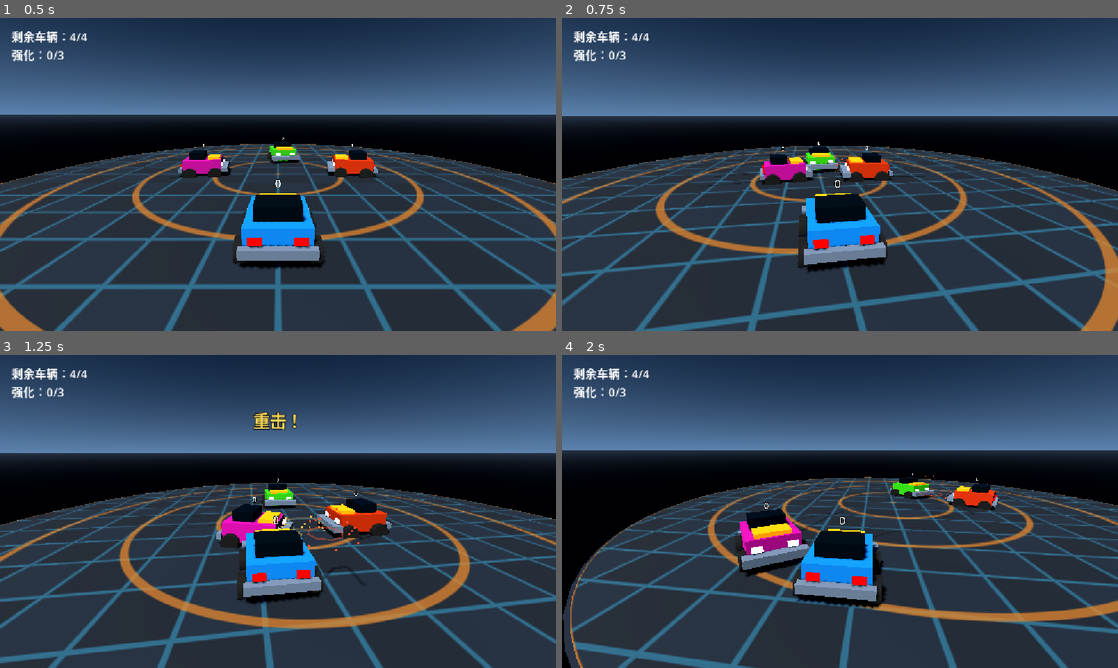
Above: before the commit, frames 1-4 (two rows, left to right).
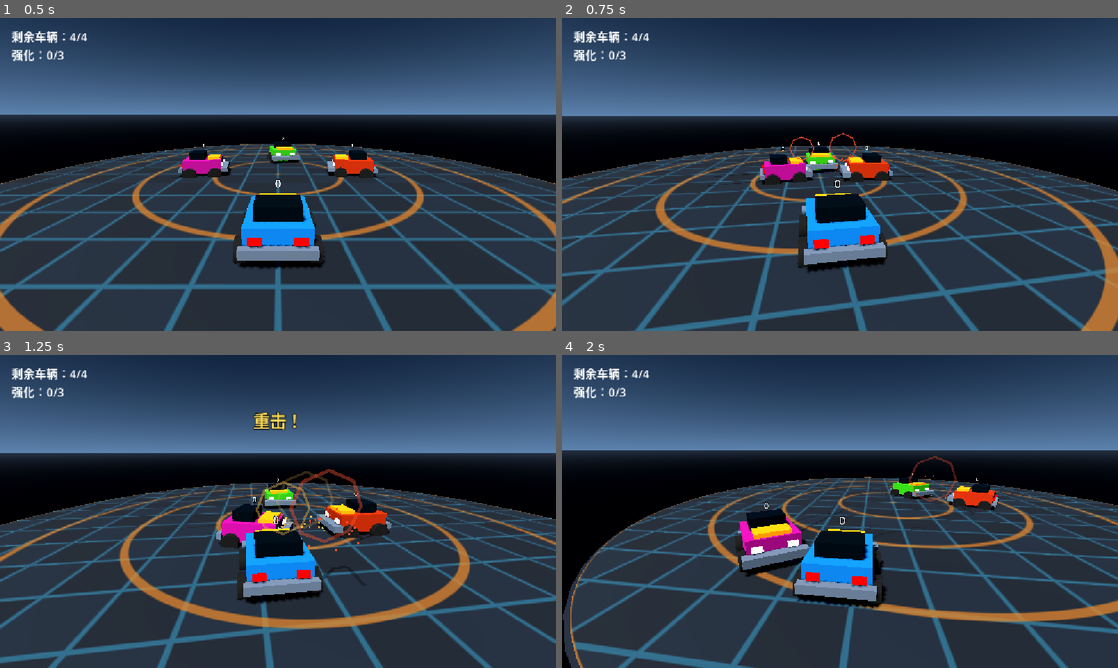
Above: after the commit, the same moments.

Repository: ekpan518/game
Game: Godot game, scene res://scenes/main/main.tscn
The game is run twice, just before and just after one commit, with the same random seed, the same clock (stepped at 60 frames per second) and the same inputs.
Inputs (mouse positions are in pixels of both pictures, inside the frame that each line leads up to):
- Up to frame 1 (0.5 s): no input
- Up to frame 2 (0.75 s): tap Enter at 0.5, 0.6 s; move the mouse to (867, 174) at 0.52 s; hold W (drive_forward) from 0.53 s (still down); click (867, 174) at 0.67 s
- Up to frame 3 (1.25 s): keep holding W (drive_forward)
- Up to frame 4 (2 s): keep holding W (drive_forward); move the mouse to (812, 511) at 1.27 s; tap Enter at 1.35 s

Frame 1 is identical in both runs. In frame 2, 0.1% of the frame differs, in the area x 41-53%, y 36-47%; in frame 3, 0.9%, in the area x 46-66%, y 36-60%; in frame 4, 0.2%.

Commit message:
fix: keep impact rings visible through car overlap

Diff:
--- a/scripts/effects/impact_burst.gd
+++ b/scripts/effects/impact_burst.gd
@@ -14,6 +14,7 @@
 var _ring_material: StandardMaterial3D
 var _spark_material: StandardMaterial3D
 var _pending_feedback: ImpactFeedback
+var _ring_size := 1.0
 
 func _ready() -> void:
 	var ring_mesh := TorusMesh.new()
@@ -24,8 +25,11 @@
 	_ring_material = StandardMaterial3D.new()
 	_ring_material.shading_mode = BaseMaterial3D.SHADING_MODE_UNSHADED
 	_ring_material.transparency = BaseMaterial3D.TRANSPARENCY_ALPHA
+	_ring_material.no_depth_test = true
 	ring_mesh.material = _ring_material
 	ring.mesh = ring_mesh
+	ring.position.y = 0.85
+	ring.rotation.x = PI / 2.0
 	var spark_mesh := SphereMesh.new()
 	spark_mesh.radius = 0.035
 	spark_mesh.height = 0.07
@@ -56,15 +60,18 @@
 	var tier := feedback.tier
 	var color := Color(0.65, 0.9, 1.0)
 	_duration = 0.18
+	_ring_size = 0.8
 	if tier == ImpactFeedback.Tier.HEAVY:
 		color = Color(1.0, 0.76, 0.3)
 		_duration = 0.25
+		_ring_size = 1.4
 	elif tier == ImpactFeedback.Tier.SMASH:
 		color = Color(1.0, 0.32, 0.19)
 		_duration = 0.34
+		_ring_size = 2.0
 	_ring_material.albedo_color = color
 	_spark_material.albedo_color = color
-	ring.scale = Vector3.ONE * (0.10 + 0.10 * strength)
+	ring.scale = Vector3.ONE * (0.10 + 0.10 * strength) * _ring_size
 	ring.visible = true
 	sparks.amount = 8 + int(18.0 * strength)
 	sparks.initial_velocity_min = 1.5 + 2.0 * strength
@@ -96,7 +103,7 @@
 func _process(delta: float) -> void:
 	_elapsed += delta
 	var progress := minf(1.0, _elapsed / _duration)
-	ring.scale = Vector3.ONE * lerpf(0.16, 0.9, progress)
+	ring.scale = Vector3.ONE * lerpf(0.16, 0.9, progress) * _ring_size
 	var color := _ring_material.albedo_color
 	color.a = 1.0 - progress
 	_ring_material.albedo_color = color
--- a/tests/bumper/suites/test_game_feel.gd
+++ b/tests/bumper/suites/test_game_feel.gd
@@ -74,6 +74,7 @@
 	await _test_power_pulse(tree, failures)
 	_test_impact_audio(failures)
 	await _test_impact_burst_played_before_entering_tree(tree, failures)
+	await _test_impact_ring_visibility(tree, failures)
 	await _test_impact_burst(tree, failures)
 	await _test_player_camera_feedback(tree, failures)
 	await _test_hud_cues(tree, failures)
@@ -471,6 +472,40 @@
 	burst.queue_free()
 	await tree.process_frame
 
+func _test_impact_ring_visibility(tree: SceneTree, failures: Array[String]) -> void:
+	var scene: PackedScene = load(BURST_SCENE_PATH)
+	var bursts: Array[Node3D] = []
+	for tier in [ImpactFeedback.Tier.LIGHT, ImpactFeedback.Tier.HEAVY, ImpactFeedback.Tier.SMASH]:
+		var burst: Node3D = scene.instantiate()
+		tree.root.add_child(burst)
+		bursts.append(burst)
+	await tree.process_frame
+	var colors: Array[Color] = []
+	for index in bursts.size():
+		var feedback := ImpactFeedback.new()
+		feedback.tier = index
+		feedback.normalized_strength = 0.85
+		bursts[index].play(feedback)
+		var ring := bursts[index].get_node("Ring") as MeshInstance3D
+		var material := ring.get_active_material(0) as BaseMaterial3D
+		_expect(ring.mesh is TorusMesh and ring.visible, "Every tier must present a visible impact ring", failures)
+		_expect(material != null and material.no_depth_test, "Impact ring must remain visible through overlapping car geometry", failures)
+		_expect(absf(ring.global_basis.y.dot(Vector3.UP)) < 0.3 and ring.position.y >= 0.8, "Impact ring must face the player camera above car bodywork", failures)
+		if material != null:
+			colors.append(material.albedo_color)
+	await tree.create_timer(0.075).timeout
+	_expect(bursts[0].get_node("Ring").scale.x < bursts[1].get_node("Ring").scale.x and bursts[1].get_node("Ring").scale.x < bursts[2].get_node("Ring").scale.x, "Impact ring size must increase with tier at the same moment", failures)
+	_expect(colors.size() == 3 and colors[0] != colors[1] and colors[1] != colors[2], "Impact ring colors must distinguish all tiers", failures)
+	await tree.create_timer(0.13).timeout
+	_expect(not bursts[0].visible and bursts[1].visible and bursts[2].visible, "Light ring must finish before heavy and smash", failures)
+	await tree.create_timer(0.09).timeout
+	_expect(not bursts[1].visible and bursts[2].visible, "Heavy ring must finish before smash", failures)
+	await tree.create_timer(0.09).timeout
+	_expect(not bursts[2].visible, "Smash ring must finish after the other tiers", failures)
+	for burst in bursts:
+		burst.queue_free()
+	await tree.process_frame
+
 func _test_impact_audio(failures: Array[String]) -> void:
 	if not ResourceLoader.exists(SOUND_FACTORY_PATH):
 		failures.append("Procedural impact sound factory must exist")
